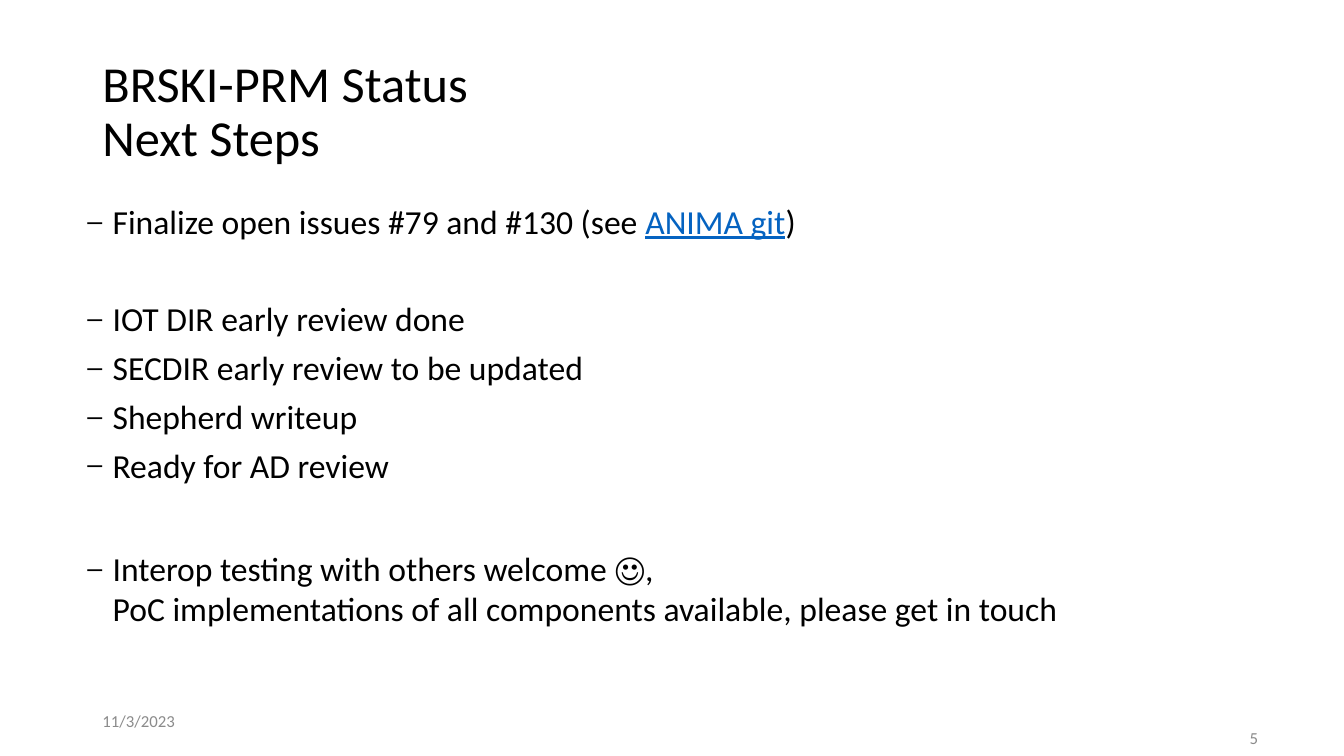
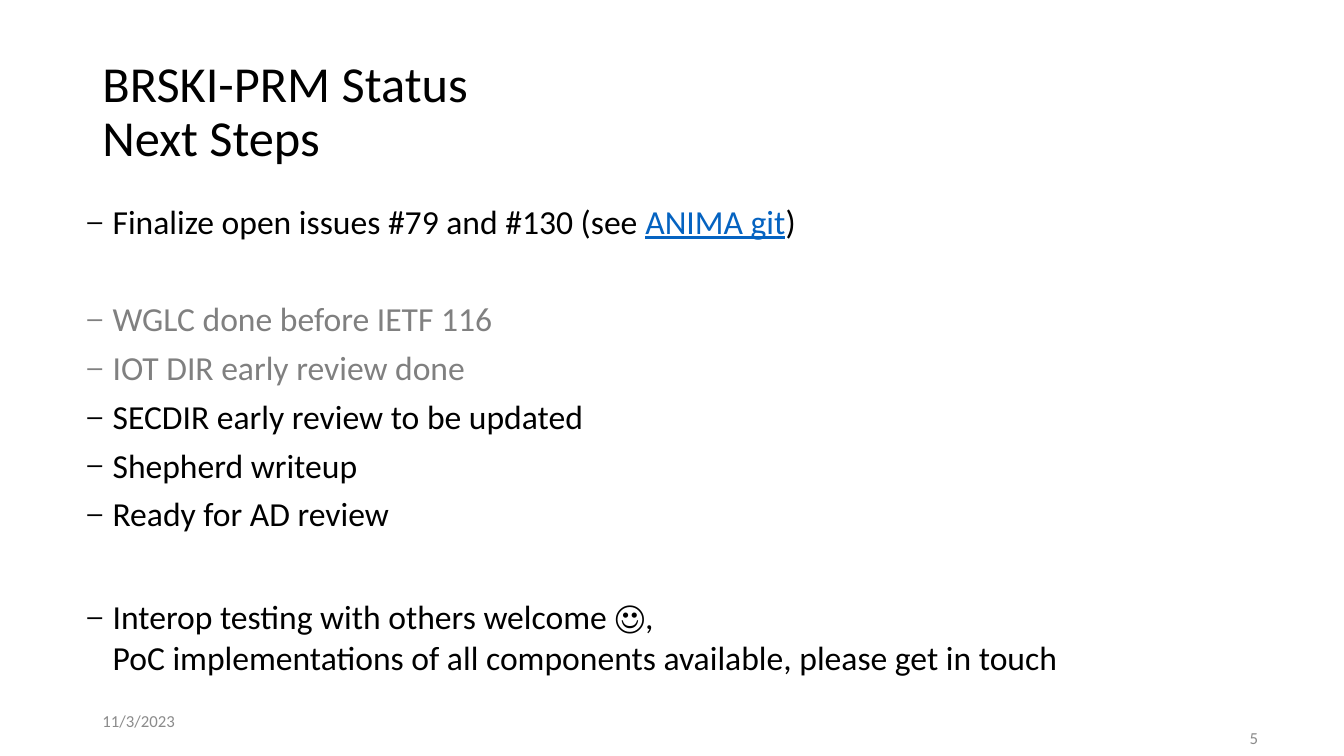
Before and after one commit to anima-wg/anima-brski-prm, a slide deck: slide 5 of presentations/slides-118-anima-update-brski-with-pledge-in-responder-mode-brski-prm.pptx. Drawn at 1344x756 pixels with LibreOffice and Linux fonts; fonts in the diff are those of the drawing. Boxes give left, top, right and bottom in pixels: in the first picture for what was removed or moved away, otherwise in the second. Text is boxed around its words. In the diff, an @@ line names an element or a change of style, - is before the commit and + after.

```diff
--- a/presentations/slides-118-anima-update-brski-with-pledge-in-responder-mode-brski-prm.pptx
+++ b/presentations/slides-118-anima-update-brski-with-pledge-in-responder-mode-brski-prm.pptx
@@ text at bbox=[113, 307, 492, 331]: paragraph added @@
+– WGLC done before IETF 116
@@ text at bbox=[113, 356, 465, 386]: text colour #000000 to #808080 in "IOT DIR early review done" @@
```
Also in this commit, not shown: 1 other slide changed.
